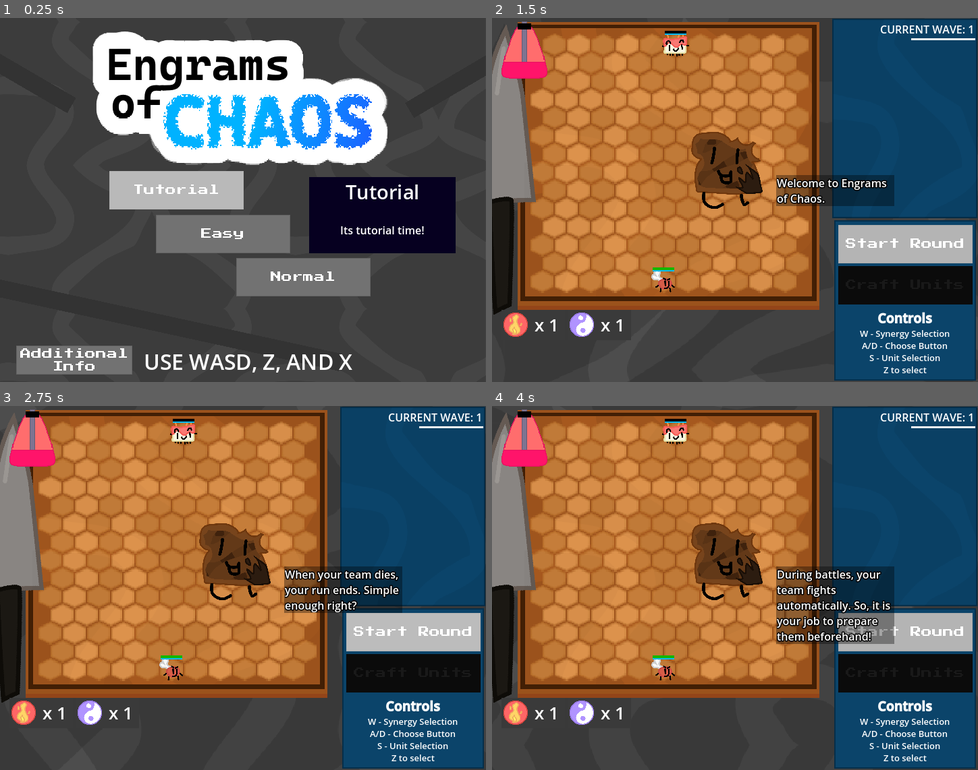
Above: before the commit, frames 1-4 (two rows, left to right).
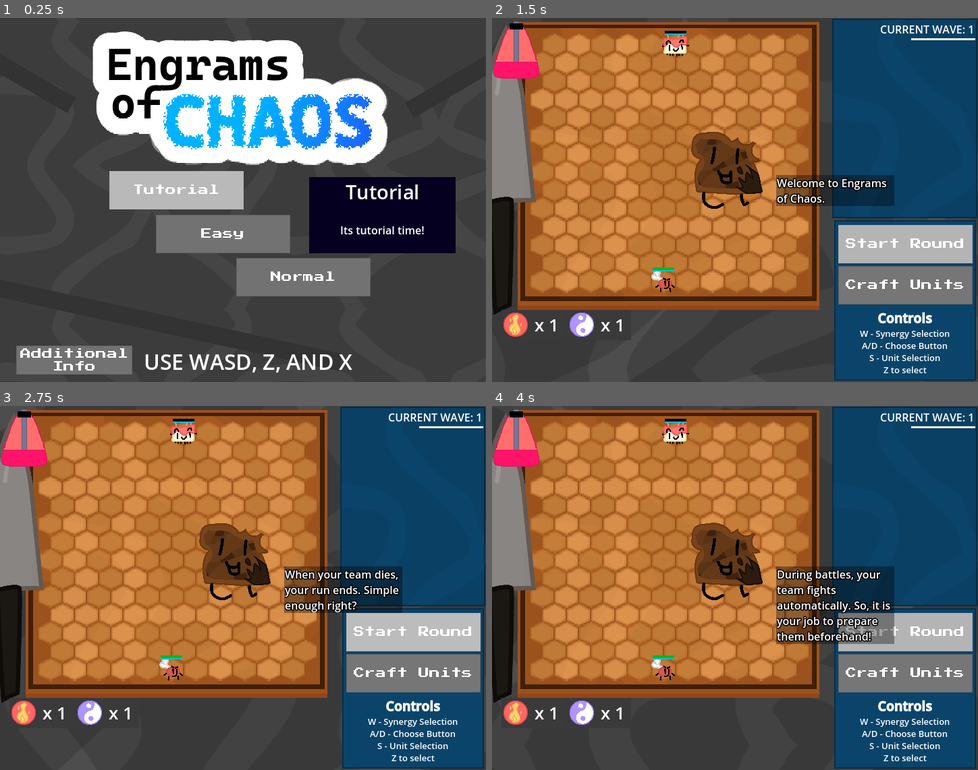
Above: after the commit, the same moments.

Repository: Kaplin86/engrams-of-chaos
Game: Godot game, scene res://main_menu.tscn
The game is run twice, just before and just after one commit, with the same random seed, the same clock (stepped at 60 frames per second) and the same inputs.
Inputs (mouse positions are in pixels of both pictures, inside the frame that each line leads up to):
- Up to frame 1 (0.25 s): no input
- Up to frame 2 (1.5 s): tap Enter at 0.5 s; move the mouse to (841, 181) at 0.52 s; hold Right (ui_right) 0.53-1.28 s; hold X (deny) 0.53-1.28 s; tap Z (confirm) at 0.6, 1.25 s; click (841, 181) at 0.67 s; move the mouse to (637, 218) at 1.27 s; hold Down (ui_down) from 1.28 s (still down); tap X (deny) at 1.35 s
- Up to frame 3 (2.75 s): tap Z (confirm) at 1.55, 2.1 s; move the mouse to (291, 507) at 2.02 s; release Down (ui_down) at 2.03 s; hold Right (ui_right) from 2.03 s (still down); hold X (deny) from 2.03 s (still down)
- Up to frame 4 (4 s): move the mouse to (710, 660) at 2.77 s; release Right (ui_right) at 2.78 s; release X (deny) at 2.78 s; hold Up (ui_up) 2.78-3.53 s; tap X (deny) at 2.85 s; click (710, 660) at 2.92 s; tap Z (confirm) at 3.05, 3.6 s; move the mouse to (880, 642) at 3.52 s; hold Left (ui_left) from 3.53 s (still down); hold X (deny) from 3.53 s (still down)

The runs differ from the first frame. In frame 2, 3.7% of the frame differs, in the area x 0-99%, y 0-79%; in frame 3, 3.7%; in frame 4, 3.7%.

Commit message:
36 Hour 31 minute
I forgot to commit at 36 hours and only noticed 20 minutes into the hour, so i decided to just commit at the 30. I added a new click sound effect for burnt toast that sounds a lot nicer to the ears (hopefully), and did some effects in godot to it. I also fixed a major bug that would crash the game if you end up with 0 engrams while crafting.

Diff:
--- a/cursor_handler.gd
+++ b/cursor_handler.gd
@@ -163,16 +163,18 @@
 				ui.updateCraftingUi(currentCrafting)
 				CraftingButtonPressed.emit()
 	elif CurrentState == "Crafting":
-		ui.highlightCrafting(main.engramInventory.keys()[craftingSelected])
-		if checkInputJustPressed("ui_left"):
+		var EngramsLeft = main.engramInventory.keys().size() != 0
+		if EngramsLeft:
+			ui.highlightCrafting(main.engramInventory.keys()[craftingSelected])
+		if checkInputJustPressed("ui_left") and EngramsLeft:
 			craftingSelected -= 1
 			craftingSelected = wrap(craftingSelected,0,main.engramInventory.size())
 			ui.updateCraftingUi(currentCrafting)
-		elif checkInputJustPressed("ui_right"):
+		elif checkInputJustPressed("ui_right") and EngramsLeft:
 			craftingSelected += 1
 			craftingSelected = wrap(craftingSelected,0,main.engramInventory.size())
 			ui.updateCraftingUi(currentCrafting)
-		elif checkInputJustPressed("confirm"):
+		elif checkInputJustPressed("confirm") and EngramsLeft:
 			if currentCrafting.size() != 2:
 				if currentCrafting.has(main.engramInventory.keys()[craftingSelected]):
 					if main.engramInventory[main.engramInventory.keys()[craftingSelected]] != 1:
@@ -204,7 +206,7 @@
 				ui.updateCraftingUi(currentCrafting)
 				CraftingAnimFinished.emit()
 
-		elif checkInputJustPressed("deny"):
+		elif checkInputJustPressed("deny") and EngramsLeft:
 			currentCrafting.pop_back()
 			ui.updateCraftingUi(currentCrafting)
 		elif checkInputJustPressed("ui_down"):
--- /dev/null
+++ b/default_bus_layout.tres
@@ -0,0 +1,19 @@
+[gd_resource type="AudioBusLayout" load_steps=3 format=3 uid="uid://luouac2swnnj"]
+
+[sub_resource type="AudioEffectLowPassFilter" id="AudioEffectLowPassFilter_j3pel"]
+resource_name = "LowPassFilter"
+
+[sub_resource type="AudioEffectDistortion" id="AudioEffectDistortion_j3pel"]
+resource_name = "Distortion"
+
+[resource]
+bus/1/name = &"sfx"
+bus/1/solo = false
+bus/1/mute = false
+bus/1/bypass_fx = false
+bus/1/volume_db = 0.0
+bus/1/send = &"Master"
+bus/1/effect/0/effect = SubResource("AudioEffectLowPassFilter_j3pel")
+bus/1/effect/0/enabled = true
+bus/1/effect/1/effect = SubResource("AudioEffectDistortion_j3pel")
+bus/1/effect/1/enabled = false
--- a/gameManager.gd
+++ b/gameManager.gd
@@ -19,7 +19,7 @@
 var battleLoadout : Array = [] ## A duplication of units made at the start of each round
 
 var currentAvailableEngrams : Array[String] = ["bitter","salty","sour","spicy","sweet","umami"] ## The current engrams you can obtain
-var engramInventory : Dictionary = {} ## The current engrams the player has. Formatted like {"sweet":3,"salty":9}
+var engramInventory : Dictionary = {"sweet":4} ## The current engrams the player has. Formatted like {"sweet":3,"salty":9}
 
 var gameOverText : Array[String] = ["TRY AGAIN","TRY AGAIN","TRY AGAIN", "Make sure to place your units strategically!" …(305 unchanged characters)…
 
--- a/main.tscn
+++ b/main.tscn
@@ -14,6 +14,7 @@
 [ext_resource type="Texture2D" uid="uid://bsr8yvj7d6x3u" path="res://ui/burntToastSprites/Hand.svg" id="9_kek77"]
 [ext_resource type="Texture2D" uid="uid://c2yoa86djxsvx" path="res://ui/WhiteCube.png" id="11_efxa6"]
 [ext_resource type="FontFile" uid="uid://bp4mijjya3jcm" path="res://PressStart2P-Regular.ttf" id="12_dg77c"]
+[ext_resource type="AudioStream" uid="uid://cuftvymcegwhy" path="res://sfx/click4.mp3" id="12_yaehf"]
 [ext_resource type="Texture2D" uid="uid://cstd7txufmlqq" path="res://ui/pattern.svg" id="15_vivmo"]
 [ext_resource type="Texture2D" uid="uid://cmm6uiwgto3if" path="res://knife.svg" id="16_2cqfq"]
 
@@ -92,9 +93,15 @@
 [node name="Bell" type="AudioStreamPlayer" parent="TutorialPointer"]
 stream = ExtResource("4_lquwl")
 volume_db = -1.295
+bus = &"sfx"
+
+[node name="Bell2" type="AudioStreamPlayer" parent="TutorialPointer"]
+stream = ExtResource("12_yaehf")
+pitch_scale = 0.95
+bus = &"sfx"
 
 [node name="Guy" type="Node2D" parent="TutorialPointer"]
-position = Vector2(348, -198.119)
+position = Vector2(348, -202.332)
 
 [node name="BurntToastBody" type="Sprite2D" parent="TutorialPointer/Guy"]
 scale = Vector2(0.178, 0.178)
--- a/main_menu.tscn
+++ b/main_menu.tscn
@@ -12,7 +12,7 @@
 
 [sub_resource type="Gradient" id="Gradient_nlkkf"]
 offsets = PackedFloat32Array(0, 0.893333, 1)
-colors = PackedColorArray(1, 1, 1, 1, 1, 1, 1, 1, 1, 1, 1, 0)
+colors = PackedColorArray(1, 1, 1, 1, 100, 100, 100, 1, 1, 1, 1, 0)
 
 [sub_resource type="RectangleShape2D" id="RectangleShape2D_jix8l"]
 size = Vector2(20, 551)
@@ -38,7 +38,7 @@
 texture = ExtResource("2_jix8l")
 
 [node name="CPUParticles2D" type="CPUParticles2D" parent="Logo"]
-z_index = -1
+show_behind_parent = true
 position = Vector2(118, 54)
 amount = 30
 texture = ExtResource("3_glbon")
--- a/tutorial_pointer.gd
+++ b/tutorial_pointer.gd
@@ -64,9 +64,12 @@
 		if !Input.is_action_pressed("deny"):
 			EveryOther = !EveryOther
 			if EveryOther:
-				$Bell.play()
-				$Bell.volume_linear = 0.9 + ((randf() - 0.5) * 0.1)
-				$Bell.pitch_scale = (randf() * 0.1) + 0.9
+				var bell= $Bell2
+				bell.pitch_scale = randf_range(0.9, 1.1)
+				bell.volume_db = -6
+
+				bell.play()
+
 			if text[E] in [".",",","!","?"]:
 				await get_tree().create_timer(0.1).timeout
 			else:
--- a/ui.tscn
+++ b/ui.tscn
@@ -138,7 +138,7 @@
 script = ExtResource("1_nltto")
 
 [node name="Metronome" parent="." instance=ExtResource("1_fyqef")]
-position = Vector2(48, 49)
+position = Vector2(36, 49)
 scale = Vector2(2.47025, 2.47025)
 maxangle = 110
 
Not shown: 2 places in main.tscn that only renumber resources
Not shown, added: sfx/click4.mp3.import
Not shown, added: sfx/click4.mp3
